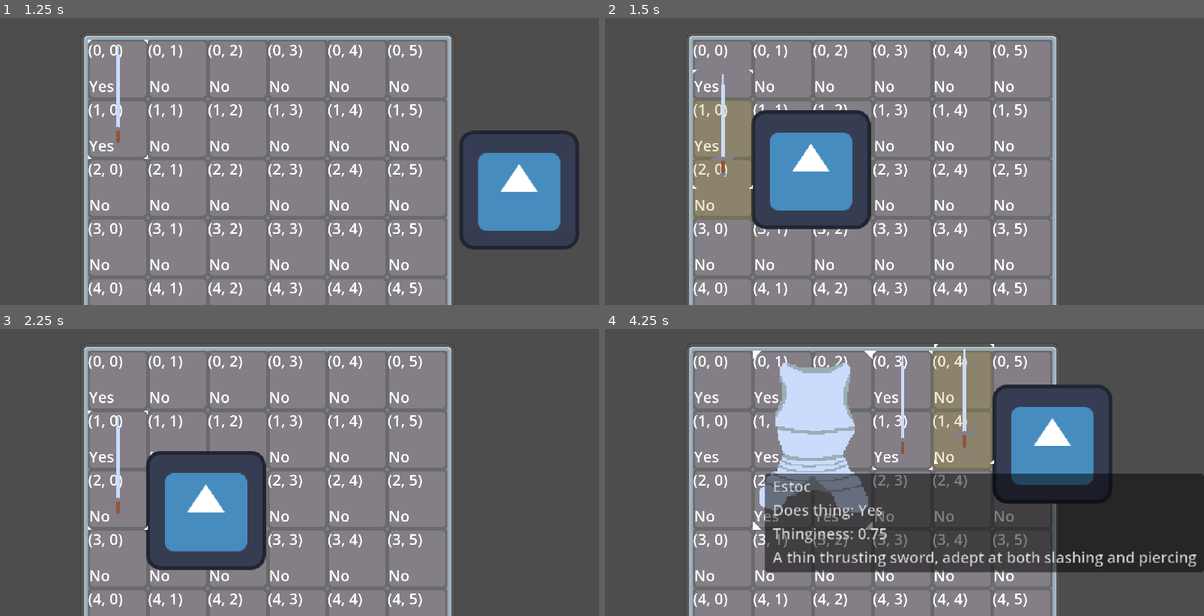
Above: before the commit, frames 1-4 (two rows, left to right).
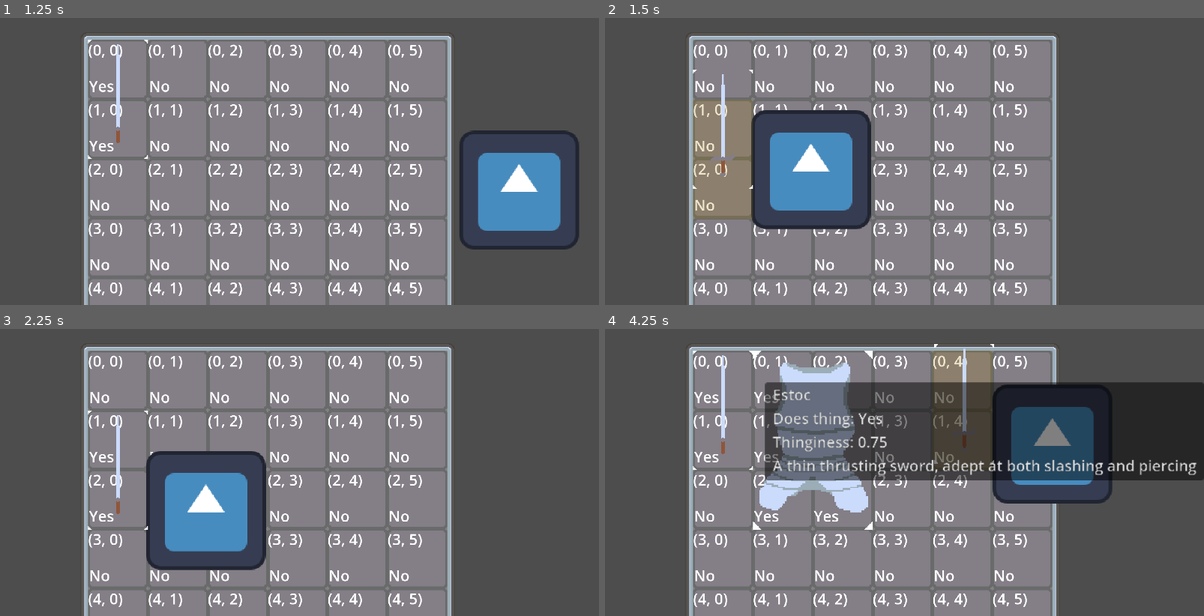
Above: after the commit, the same moments.

Repository: Kritso900/Godot-Inventory-and-Equipment-System
Game: Godot game, scene res://Scenes/control.tscn
The game is run twice, just before and just after one commit, with the same random seed, the same clock (stepped at 60 frames per second) and the same inputs. The engine's default icon, where the game draws it, is replaced by a stand-in: a white triangle on a blue panel in a dark square.
Inputs (mouse positions are in pixels of both pictures, inside the frame that each line leads up to):
- Up to frame 1 (1.25 s): tap Enter at 0.5 s; move the mouse to (431, 121) at 0.52 s; hold Right (ui_right) from 0.53 s (still down)
- Up to frame 2 (1.5 s): release Right (ui_right) at 1.25 s; click (724, 98) at 1.25 s
- Up to frame 3 (2.25 s): click (119, 440) at 2 s
- Up to frame 4 (4.25 s): tap Space at 2.75 s; move the mouse to (784, 463) at 2.77 s; hold Left (ui_left) 2.78-3.53 s; move the mouse to (964, 374) at 3.52 s; hold Right (ui_right) from 3.53 s (still down)

Frame 1 is identical in both runs. In frame 2, 0.2% of the frame differs, in the area x 14-20%, y 21-47%; in frame 3, 0.2%; in frame 4, 46%, in the area x 14-100%, y 7-85%.

Commit message:
Item pickup place grid movement

Diff:
--- a/DragDropController.gd
+++ b/DragDropController.gd
@@ -1,23 +1,43 @@
 extends Node
 
-var HeldItem:Node
+var heldItem:Node
 var gridSizeOffset:Vector2
 var currentGrid:Node
 var hoveredTile:Node
 var hoveredTilePos:Vector2i
-
+var validDropPos:bool
 
 
 # Called every frame. 'delta' is the elapsed time since the previous frame.
 func _process(delta):
-	if (HeldItem and currentGrid):
-		HeldItem.position = get_viewport().get_mouse_position() - currentGrid.gridCellOffset# - gridContainerRef.gridDimensions/2
+	if (heldItem and currentGrid):
+		heldItem.position = get_viewport().get_mouse_position() - currentGrid.gridCellOffset# - gridContainerRef.gridDimensions/2
 		for _cellPos in currentGrid.gridCellDict:
 			if hoveredTile == currentGrid.gridCellDict[_cellPos].tileRef:
 				hoveredTilePos = _cellPos
 
 
 
+
+func PickUp(item:Node):
+	if !heldItem:
+		heldItem = item
+		for _cell in item.occupiedCells:
+			currentGrid.gridCellDict[_cell].occupied = false
+			currentGrid.gridCellDict[_cell].tileRef.occupied = false
+
+func Place(item:Node):
+	var _dropTilePos = hoveredTilePos
+	var _dropTile = hoveredTile
+	if currentGrid.IsItemGridPosValid(item,_dropTilePos):
+		heldItem = null
+		item.position = currentGrid.gridCellDict[hoveredTilePos].tileRef.get_global_rect().position
+		item.occupiedCells.clear()
+		for _itemX in item.item.itemDragDropGridSize.y:
+			for _itemY in item.item.itemDragDropGridSize.x:
+				item.occupiedCells.append(Vector2i( _itemX+_dropTilePos.x, _itemY+_dropTilePos.y))
+				currentGrid.gridCellDict[Vector2i( _itemX+_dropTilePos.x, _itemY+_dropTilePos.y)].occupied = true
+				currentGrid.gridCellDict[Vector2i( _itemX+_dropTilePos.x, _itemY+_dropTilePos.y)].tileRef.occupied = true
 
 #var dropItem = preload("res://Scenes/Drag Drop Inventory/DragDropItem.tscn")
 #func CreateItem(_item:ItemResource):
--- a/InventoryGridController.gd
+++ b/InventoryGridController.gd
@@ -58,7 +58,6 @@
 
 	pass # Replace with function body.
 
-var dropItemType = preload("res://Resources/Items/Breastplate.tres")
 # Called every frame. 'delta' is the elapsed time since the previous frame.
 func _process(delta):
 	$Sprite2D.position = get_viewport().get_mouse_position()
@@ -68,45 +67,50 @@
 	if Input.is_action_just_pressed("ui_right"):
 		CreateItem(preload("res://Resources/Items/Estoc.tres"))
 
-	if DragDropController.HeldItem:
-		$"Hover Panel Seperator/Hover Panel".show()
-		$"Hover Panel Seperator/Hover Panel".size = Vector2(DragDropController.HeldItem.item.itemDragDropGridSize)*gridCellSize
-
+	if DragDropController.heldItem:
+		$"Hover Panel Seperator/Hover Panel".size = Vector2(DragDropController.heldItem.item.itemDragDropGridSize)*gridCellSize
+		$"Hover Panel Seperator/Bad Hover Panel".size = Vector2(DragDropController.heldItem.item.itemDragDropGridSize)*gridCellSize
 
 
 		var _gridPos = DragDropController.hoveredTilePos
 		var _occupied:bool = true
 		var _exists:bool = true
-
-		for _itemX in DragDropController.HeldItem.item.itemDragDropGridSize.y:
+		DragDropController.validDropPos = false
+		$"Hover Panel Seperator/Hover Panel".hide()
+		$"Hover Panel Seperator/Bad Hover Panel".show()
+		for _itemX in DragDropController.heldItem.item.itemDragDropGridSize.y:
 			if _itemX+_gridPos.x > gridDimensions.x-1: _exists = false
-			for _itemY in DragDropController.HeldItem.item.itemDragDropGridSize.x:
+			for _itemY in DragDropController.heldItem.item.itemDragDropGridSize.x:
 				if _itemY+_gridPos.y > gridDimensions.y-1: _exists = false
 
 		if _exists:
 			_occupied = false
-			for _itemX in DragDropController.HeldItem.item.itemDragDropGridSize.y:
-				for _itemY in DragDropController.HeldItem.item.itemDragDropGridSize.x:
+			for _itemX in DragDropController.heldItem.item.itemDragDropGridSize.y:
+				for _itemY in DragDropController.heldItem.item.itemDragDropGridSize.x:
 					if gridCellDict[Vector2i( _itemX+_gridPos.x, _itemY+_gridPos.y)].occupied: _occupied = true
+			if !_occupied:
+				DragDropController.validDropPos = true
+				$"Hover Panel Seperator/Hover Panel".show()
+				$"Hover Panel Seperator/Bad Hover Panel".hide()
 
 		if _exists:
 			$"Hover Panel Seperator/Hover Panel".position = DragDropController.hoveredTile.get_global_rect().position
+			$"Hover Panel Seperator/Bad Hover Panel".position = DragDropController.hoveredTile.get_global_rect().position
 
+		if (!mouseInGrid):
+			$"Hover Panel Seperator/Hover Panel".hide()
+			$"Hover Panel Seperator/Bad Hover Panel".hide()
 	else:
 		$"Hover Panel Seperator/Hover Panel".hide()
+		$"Hover Panel Seperator/Bad Hover Panel".hide()
+	if $MarginContainer.get_global_rect().has_point(get_viewport().get_mouse_position()): _on_mouse_entered_inventory_grid()
+	else: _on_mouse_exited_inventory_grid()
 
 var grabbed = Callable(self, "Grab")
 var released = Callable(self, "Release")
 
-func PickUp(item:Node):
-	gridCellDict[item.locationCell].occupied = false
-	for _cell in item.occupiedCells:
 
-		gridCellDict[_cell].occupied = false
 
-func Place(item:Node, _gridTile:Vector2i):
-
-	pass
 
 
 
@@ -169,3 +173,23 @@
 		_dropItem.occupiedCells = _cellsToOccupy
 		_dropItem.locationCell = _lastGridPos
 	_dropItem = null
+
+
+
+func IsItemGridPosValid(_item:Node, _pos:Vector2i):
+	var _exists = true
+	var _occupied
+
+	for _itemX in _item.item.itemDragDropGridSize.y:
+		if _itemX+_pos.x > gridDimensions.x-1: _exists = false
+		for _itemY in _item.item.itemDragDropGridSize.x:
+			if _itemY+_pos.y > gridDimensions.y-1: _exists = false
+
+	if _exists:
+		_occupied = false
+		for _itemX in _item.item.itemDragDropGridSize.y:
+			for _itemY in _item.item.itemDragDropGridSize.x:
+				if gridCellDict[Vector2i( _itemX+_pos.x, _itemY+_pos.y)].occupied: _occupied = true
+		if !_occupied:
+			DragDropController.validDropPos = true
+	return true if _exists and !_occupied else false
--- a/Scenes/Drag Drop Inventory/DragDropItem.gd
+++ b/Scenes/Drag Drop Inventory/DragDropItem.gd
@@ -21,13 +21,6 @@
 
 
 
-func _on_item_pickup_button_press():
-	if !DragDropController.HeldItem:
-		DragDropController.HeldItem = self
-		$TextureRect/ItemPickupButton/ItemContextButton.disabled = true
-	else:
-		DragDropController.HeldItem = null
-	$TextureRect/ItemPickupButton/ItemContextButton.disabled = false
 
 
 
@@ -54,3 +47,13 @@
 			pass
 	_tooltipText += "\n" + item.itemTooltip
 	return _tooltipText
+
+
+
+func _on_item_pickup_button_pressed():
+	if !DragDropController.heldItem:
+		DragDropController.PickUp(self)
+		$TextureRect/ItemPickupButton/ItemContextButton.disabled = true
+	else:
+		DragDropController.Place(self)
+	$TextureRect/ItemPickupButton/ItemContextButton.disabled = false
--- a/Scenes/Drag Drop Inventory/DragDropItem.tscn
+++ b/Scenes/Drag Drop Inventory/DragDropItem.tscn
@@ -60,7 +60,8 @@
 grow_horizontal = 2
 grow_vertical = 2
 mouse_filter = 1
+action_mode = 1
 button_mask = 2
 
-[connection signal="button_down" from="TextureRect/ItemPickupButton" to="." method="_on_item_pickup_button_press"]
+[connection signal="pressed" from="TextureRect/ItemPickupButton" to="." method="_on_item_pickup_button_pressed"]
 [connection signal="button_down" from="TextureRect/ItemPickupButton/ItemContextButton" to="." method="_on_item_context_button_press"]
--- a/Scenes/Drag Drop Inventory/InventoryGridContainer.tscn
+++ b/Scenes/Drag Drop Inventory/InventoryGridContainer.tscn
@@ -6,7 +6,10 @@
 [ext_resource type="Texture2D" uid="uid://dihc4ted4eodb" path="res://icon.svg" id="4_qa63i"]
 
 [sub_resource type="StyleBoxFlat" id="StyleBoxFlat_84uk0"]
-bg_color = Color(0.682353, 0.603922, 0, 0.196078)
+bg_color = Color(0.682353, 0.521569, 0, 0.196078)
+
+[sub_resource type="StyleBoxFlat" id="StyleBoxFlat_xyhym"]
+bg_color = Color(1, 0.341176, 0.305882, 0.196078)
 
 [node name="PanelContainer" type="PanelContainer"]
 texture_filter = 1
@@ -159,5 +162,11 @@
 mouse_filter = 2
 theme_override_styles/panel = SubResource("StyleBoxFlat_84uk0")
 
+[node name="Bad Hover Panel" type="Panel" parent="Hover Panel Seperator"]
+offset_right = 40.0
+offset_bottom = 40.0
+mouse_filter = 2
+theme_override_styles/panel = SubResource("StyleBoxFlat_xyhym")
+
 [connection signal="mouse_entered" from="." to="." method="_on_mouse_entered_inventory_grid"]
 [connection signal="mouse_exited" from="." to="." method="_on_mouse_exited_inventory_grid"]
Not shown: 1 places in Scenes/Drag Drop Inventory/InventoryGridContainer.tscn that only renumber resources
